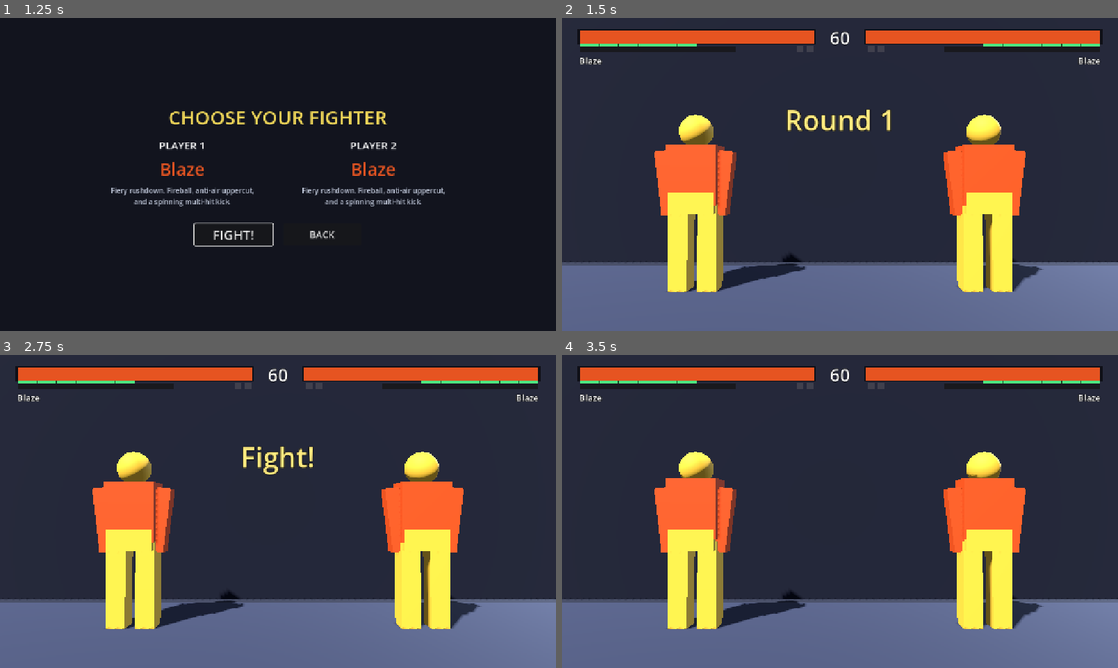
Above: before the commit, frames 1-4 (two rows, left to right).
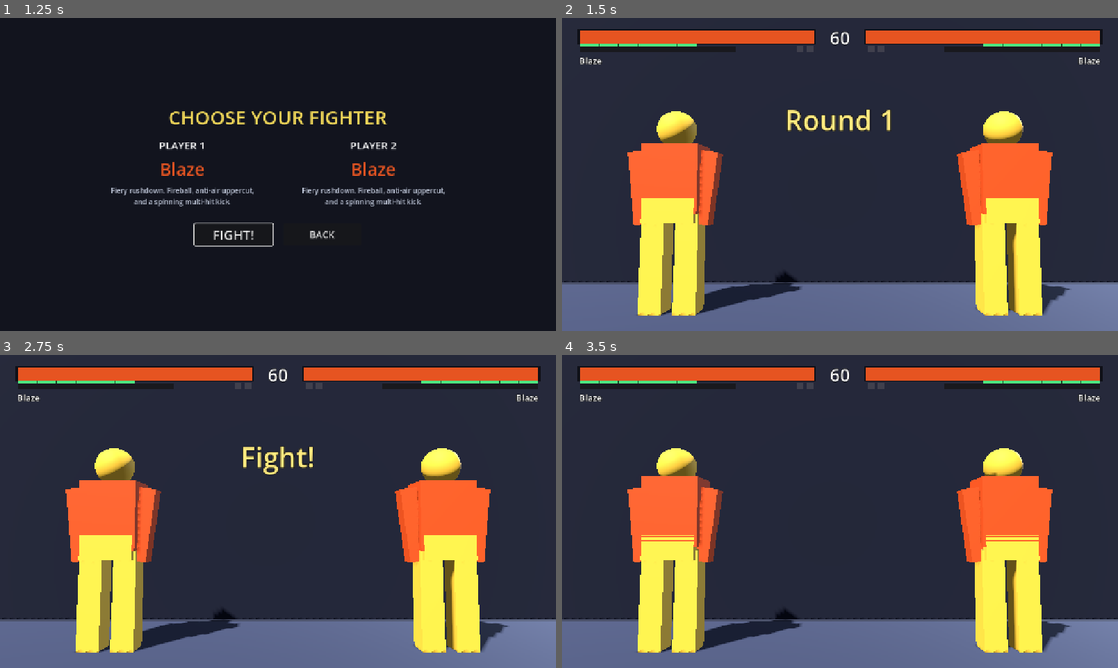
Above: after the commit, the same moments.

Repository: muji-wyh/FootisesGame3
Game: Godot game, scene res://scenes/Main.tscn
The game is run twice, just before and just after one commit, with the same random seed, the same clock (stepped at 60 frames per second) and the same inputs. Sound files missing from this copy of the repository are replaced by a short silence.
Inputs (mouse positions are in pixels of both pictures, inside the frame that each line leads up to):
- Up to frame 1 (1.25 s): click "LOCAL 2-PLAYER" at 0.5 s
- Up to frame 2 (1.5 s): click "FIGHT!" at 1.25 s
- Up to frame 3 (2.75 s): tap Enter at 2 s; move the mouse to (400, 495) at 2.02 s; hold D from 2.03 s (still down); tap U (p1_lp) at 2.1 s; click (400, 495) at 2.17 s
- Up to frame 4 (3.5 s): release D at 2.75 s; drag from (728, 527) to (812, 574) at 2.77 s

Frame 1 is identical in both runs. In frame 2, 19% of the frame differs, in the area x 0-100%, y 29-96%; in frame 3, 19%; in frame 4, 19%.

Commit message:
Refine fight camera angle
Co-authored-by: Copilot <223556219+Copilot@users.noreply.github.com>

Diff:
--- a/scripts/match/FightCamera.gd
+++ b/scripts/match/FightCamera.gd
@@ -7,11 +7,11 @@
 ## put and their heads rise into frame as the camera pulls back).
 
 const FOV := 45.0
-const FEET_FRAC := 0.88        # screen fraction (from top) at which the fighters' feet sit
+const FEET_FRAC := 0.95        # screen fraction (from top) at which the fighters' feet sit
 const MARGIN := 0.90           # world metres kept beyond each fighter, horizontally
-const MIN_Z := 3.95            # closest pull-in ≈ the round-start framing (most zoomed-in)
+const MIN_Z := 3.45            # closest pull-in ≈ the round-start framing (most zoomed-in)
 const MAX_Z := 9.8             # farthest pull-out (keeps both framed corner-to-corner)
-const HEIGHT := 1.15           # camera height (constant; pitch is what tracks the floor)
+const HEIGHT := 1.0           # camera height (constant; pitch is what tracks the floor)
 const AIR_LIFT := 0.45         # how much the camera lifts to follow airborne fighters
 const FOLLOW := 0.2
 
